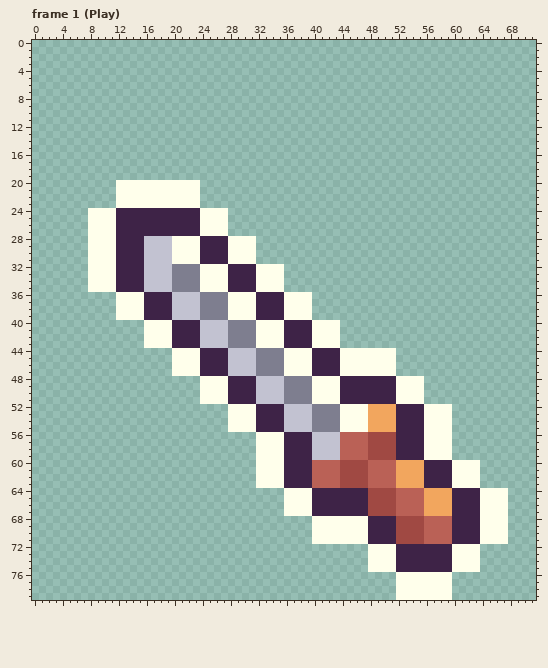
Pixel-art file -- Resources/Item/sword6.aseprite. Above is the file before it was changed.
72x80 pixels, 5 frames. Shown: frame 1 (Play). The commit also changed other frames, which this record leaves out.
The result:
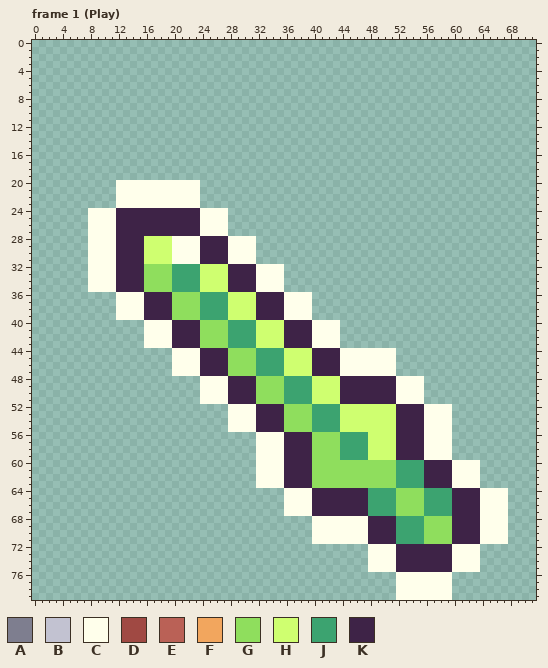
Palette (. is transparent): A #7e7e8f  B #c2c2d1  C #ffffeb  D #a04943  E #ba6156  F #f2a65e  G #8fde5d  H #cfff70  J #3ca370  K #3e2347
What changed:
layer "sword6" added
layer "sword2" removed
Changed rows in their new state; - is an unchanged pixel.
Frame 1 (Play), layer "sword6":
first column x 16:
28 HHHH----------------------------------------
29 HHHH----------------------------------------
30 HHHH----------------------------------------
31 HHHH----------------------------------------
32 GGGGJJJJHHHH--------------------------------
33 GGGGJJJJHHHH--------------------------------
34 GGGGJJJJHHHH--------------------------------
35 GGGGJJJJHHHH--------------------------------
36 ----GGGGJJJJHHHH----------------------------
37 ----GGGGJJJJHHHH----------------------------
38 ----GGGGJJJJHHHH----------------------------
39 ----GGGGJJJJHHHH----------------------------
40 --------GGGGJJJJHHHH------------------------
41 --------GGGGJJJJHHHH------------------------
42 --------GGGGJJJJHHHH------------------------
43 --------GGGGJJJJHHHH------------------------
44 ------------GGGGJJJJHHHH--------------------
45 ------------GGGGJJJJHHHH--------------------
46 ------------GGGGJJJJHHHH--------------------
47 ------------GGGGJJJJHHHH--------------------
48 ----------------GGGGJJJJHHHH----------------
49 ----------------GGGGJJJJHHHH----------------
50 ----------------GGGGJJJJHHHH----------------
51 ----------------GGGGJJJJHHHH----------------
52 --------------------GGGGJJJJHHHHHHHH--------
53 --------------------GGGGJJJJHHHHHHHH--------
54 --------------------GGGGJJJJHHHHHHHH--------
55 --------------------GGGGJJJJHHHHHHHH--------
56 ------------------------GGGGJJJJHHHH--------
57 ------------------------GGGGJJJJHHHH--------
58 ------------------------GGGGJJJJHHHH--------
59 ------------------------GGGGJJJJHHHH--------
60 ------------------------GGGGGGGGGGGGJJJJ----
61 ------------------------GGGGGGGGGGGGJJJJ----
62 ------------------------GGGGGGGGGGGGJJJJ----
63 ------------------------GGGGGGGGGGGGJJJJ----
64 --------------------------------JJJJGGGGJJJJ
65 --------------------------------JJJJGGGGJJJJ
66 --------------------------------JJJJGGGGJJJJ
67 --------------------------------JJJJGGGGJJJJ
68 ------------------------------------JJJJGGGG
69 ------------------------------------JJJJGGGG
70 ------------------------------------JJJJGGGG
71 ------------------------------------JJJJGGGG
Changed places in both pictures, as pixel boxes (x1, y1, x2, y2):
changed: (144, 236, 452, 544)
